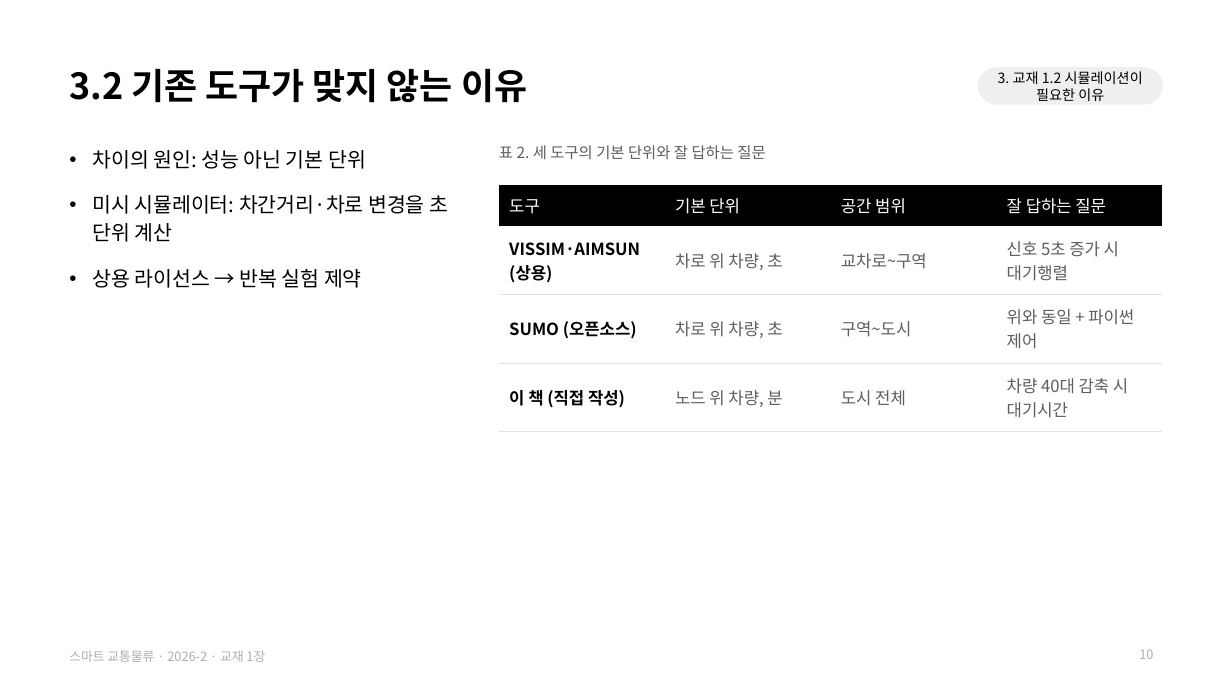
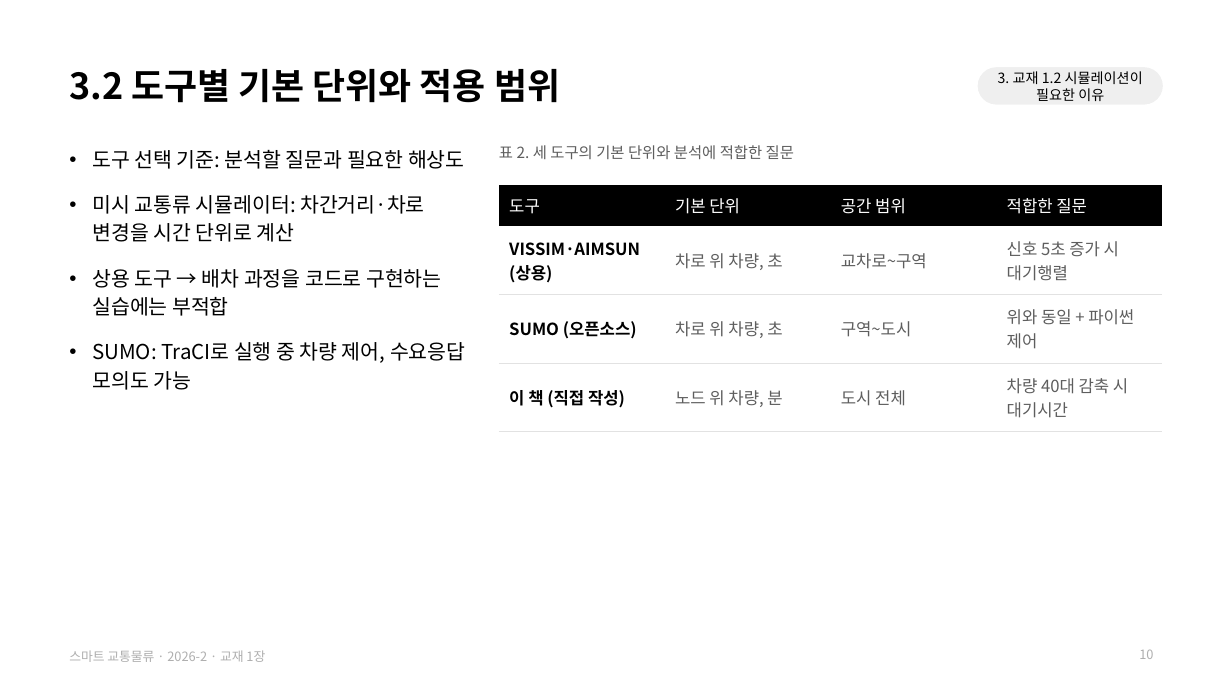
Before and after one commit to jihoyeo/smart-transport-logistics, a slide deck: slide 10 of slides/week01/ch01_why.pptx. Drawn at 1232x693 pixels with LibreOffice and Linux fonts; fonts in the diff are those of the drawing. Boxes give left, top, right and bottom in pixels: in the first picture for what was removed or moved away, otherwise in the second. Text is boxed around its words. In the diff, an @@ line names an element or a change of style, - is before the commit and + after.

```diff
--- a/slides/week01/ch01_why.pptx
+++ b/slides/week01/ch01_why.pptx
@@ title at <box>69,69,560,103</box>: text changed @@
-3.2 기존 도구가 맞지 않는 이유
+3.2 도구별 기본 단위와 적용 범위
@@ text at <box>499,145,794,159</box>: text changed @@
-표 2. 세 도구의 기본 단위와 잘 답하는 질문
+표 2. 세 도구의 기본 단위와 분석에 적합한 질문
@@ text at <box>92,150,465,390</box>: text changed @@
-• 차이의 원인: 성능 아닌 기본 단위
-• 미시 시뮬레이터: 차간거리·차로 변경을 초 단위 계산
-• 상용 라이선스 → 반복 실험 제약
+• 도구 선택 기준: 분석할 질문과 필요한 해상도
+• 미시 교통류 시뮬레이터: 차간거리·차로 변경을 시간 단위로 계산
+• 상용 도구 → 배차 과정을 코드로 구현하는 실습에는 부적합
+• SUMO: TraCI로 실행 중 차량 제어, 수요응답 모의도 가능
@@ table at <box>499,185,1161,422</box> @@
-row 1, column 4: 잘 답하는 질문
+row 1, column 4: 적합한 질문
```
Also in this commit, not shown: 14 other slides changed, 1 other file.
